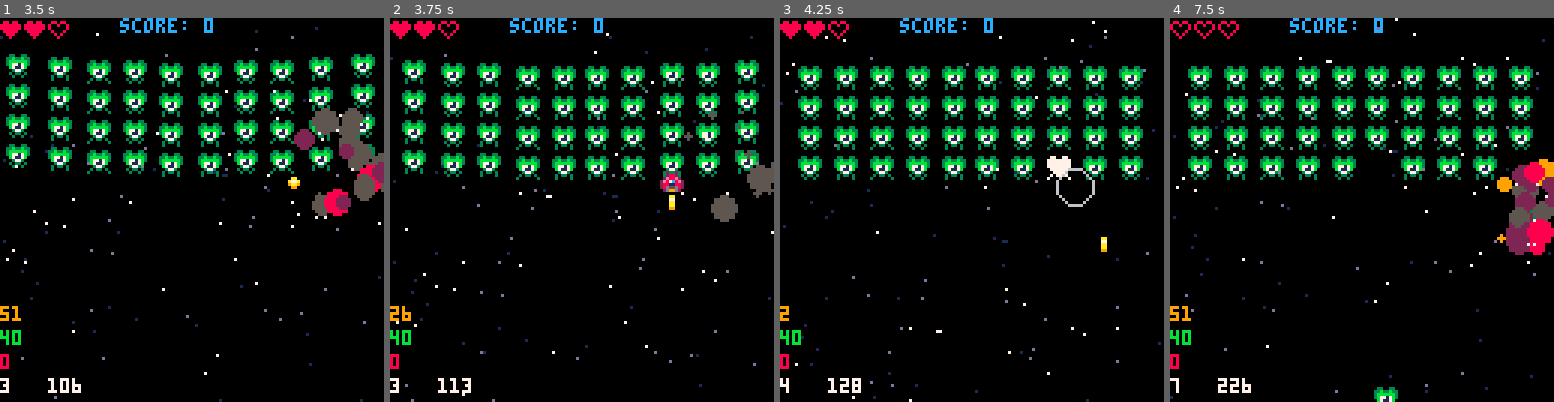
Above: before the commit, frames 1-4 (left to right).
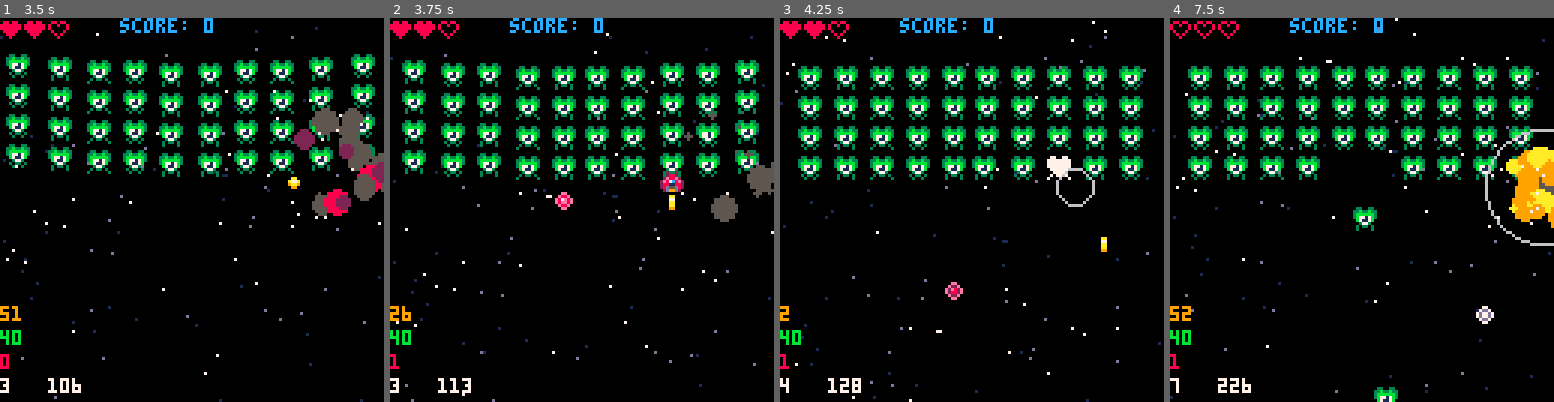
Above: after the commit, the same moments.

Repository: sirchras/p8-shmup
Game: PICO-8 cartridge shmup.p8
The game is run twice, just before and just after one commit, with the same random seed, the same clock (stepped at 60 frames per second) and the same inputs.
Inputs:
- Up to frame 1 (3.5 s): tap X (X key) at 0.33, 1.07, 1.85, 2.97 s; tap O (Z key) at 0.7, 1.7, 2.1, 2.5, 2.9, 3.3 s; hold Right 1.6-2.1 s; hold Up 2.15-2.42 s; hold Right 2.47-3.03 s; hold Left from 3.08 s (still down)
- Up to frame 2 (3.75 s): release Left at 3.58 s; hold Down from 3.63 s (still down); tap O (Z key) at 3.7 s
- Up to frame 3 (4.25 s): release Down at 3.97 s; hold Right from 4.02 s (still down); tap X (X key) at 4.08 s; tap O (Z key) at 4.1 s
- Up to frame 4 (7.5 s): tap O (Z key) every 0.4 s from 4.5 to 7.3 s; release Right at 4.68 s; hold Up 4.73-5.03 s; hold Left 5.08-5.68 s; tap X (X key) at 5.2, 6.32, 7.43 s; hold Down 5.73-6.03 s; hold Right 6.08-6.58 s; hold Right 6.63-7.13 s; hold Up 7.18-7.45 s

Frame 1 is identical in both runs. In frame 2, 0.2% of the frame differs, in the area x 0-48%, y 45-91%; in frame 3, 0.5%; in frame 4, 4.2%, in the area x 0-100%, y 28-91%.

Commit message:
enemy bullets, animation, collisions
- added enemy bullet class: and required sprites, animation, sfx
- updated animation: moved to gmobj class, works using arrays of sprite
frames
- updated collisions: now can handle x/y offset from the top left
coordinate, and arbitrary width/height
- minor tweaks to enemy update function

Diff:
--- a/shmup.p8
+++ b/shmup.p8
@@ -148,6 +148,7 @@
 	--enemies
 	enemies={}
 	atkfreq=waves[wave].atkfreq
+	firenext=ceil(time()*30)+atkfreq
 	--fx
 --	effects={} --sprite effects
 	pfx={} --particles
@@ -187,14 +188,23 @@
 	end
 	--select enemy to attack
 	local fr=ceil(time()*30) --idk why ceil works here but flr doesn't
-	if #enemies>0 and fr%atkfreq==0 then
-		local e=selectenemy()
-		if e and e.act==e.hold then
-			e.wait=30
-			e.shke=30
-			e.act=e.atk
-			--debug
---			e.frame=fr
+	if #enemies>0 then
+		if fr>firenext then
+			local e=selectenemy()
+			if e and e.act==e.hold then
+					e:fire()
+					firenext=fr+20+rnd(20)
+			end
+		end
+		if fr%atkfreq==0 then
+			local e=selectenemy()
+			if e and e.act==e.hold then
+				e.wait=30
+				e.shke=30
+				e.act=e.atk
+				--debug
+--				e.frame=fr
+			end
 		end
 	end
 	--anim fx
@@ -502,7 +512,6 @@
 	spr(self.sp,self.x,self.y,
 		self.spx,self.spy)
 end
---should this be on this class?
 function gmobj:move(dx,dy)
 	--todo
 	local dx=dx or 0
@@ -512,12 +521,18 @@
 end
 --collisions (square)
 function gmobj:col(obj)
-	local sw,sh=(8*self.spx)-1,(8*self.spy)-1
-	local ow,oh=(8*obj.spx)-1,(8*obj.spy)-1
-	local sx1,ox1=self.x,obj.x
-	local sx2,ox2=sx1+sw,ox1+ow
-	local sy1,oy1=self.y,obj.y
-	local sy2,oy2=sy1+sh,oy1+oh
+	local sw=self.colw or (8*self.spx)
+	local sh=self.colh or (8*self.spy)
+	local ow=obj.colw or (8*obj.spx)
+	local oh=obj.colh or (8*obj.spy)
+	local sxoff=self.colxoff or 0
+	local oxoff=obj.colxoff or 0
+	local sx1,ox1=self.x+sxoff,obj.x+oxoff
+	local sx2,ox2=sx1+sw-1,ox1+ow-1
+	local syoff=self.colyoff or 0
+	local oyoff=self.colyoff or 0
+	local sy1,oy1=self.y+syoff,obj.y+oyoff
+	local sy2,oy2=sy1+sh-1,oy1+oh-1
 	--if obj to the right, left,
 	-- above, or below:
 	if sx2<ox1 or ox2<sx1 or
@@ -527,6 +542,17 @@
 	end
 	--otherwise: collision
 	return true
+end
+--update the gmobj sprite
+-- requires array of frames
+function gmobj:anim()
+	local i=self.fr_i
+	i+=self.fr_s
+	if flr(i)>#self.fr then
+		i=1
+	end
+	self.sp=self.fr[flr(i)]
+	self.fr_i=i
 end
 
 --particle class
@@ -707,7 +733,6 @@
 	for i=#enemies,1,-1 do
 		local e=enemies[i]
 		if self:col(e) then
-			--todo: enemy bullets
 			e.♥-=1
 			e.flsh=4
 			spawnimpact(self.x+4,
@@ -718,15 +743,46 @@
 				--create explosion fx
 				spawnexplosion(e.x+4,e.y+4,
 					"green")
+				if e.act==e.atk then
+					--select new enemy to atk
+					local ne=selectenemy()
+					if ne and rnd()>=.5 then
+						ne.act=ne.atk
+					end
+				end
 				--delete the dead enemy
 				deli(enemies,i)
 				--score,sfx feedback
 				sfx(2)
 				score+=10
-				--spawn new enemy
---				spawnenemy()
 			end
 		end
+	end
+end
+
+--enemy bullet
+ebullet=gmobj:new{
+	sp=29,
+	fr={29,30,31},
+	fr_i=1,
+	fr_s=0.4,
+	dx=0,
+	dy=0,
+	colw=2, --collider width
+	colh=2, --collider height
+	colxoff=2, --collider x offset
+	colyoff=2, --collider y offset
+}
+function ebullet:update()
+	self:move(self.dx,self.dy)
+	self:anim()
+	if self:col(p) and
+	   p.invul==0 then
+		--spawn explosion fx,sfx
+		spawnexplosion(p.x+4,p.y+4)
+		sfx(1)
+		p.♥-=1
+		p.invul=60
 	end
 end
 -->8
@@ -735,6 +791,9 @@
 --enemy class
 enemy=gmobj:new{
 	sp=32, --enemy sprite
+	fr={32,33,32,35}, --anim frames
+	fr_i=1, --current anim frame
+	fr_s=0.4, --anim speed
 	♥=3, --enemy health
 	flsh=0,--dmg flash
 	act=nil, --current action: adv,hold,atk
@@ -742,7 +801,7 @@
 	ty=0, --target y position
 	wait=0, --wait before active
 	shke=0, --shake
-	s=1, --default speed
+	s=1, --default mv speed
 }
 function enemy:update()
 	if (self.shke>0) self.shke-=1
@@ -750,6 +809,11 @@
 		self.wait-=1
 		return
 	end
+	--dcrm dmg flash
+	if (self.flsh>0) self.flsh-=1
+	--anim
+	self:anim()
+	--enemy state - action
 	if (not self.act) self.act=self.adv
 	self:act()
 --	self.y+=1
@@ -763,10 +827,6 @@
 		p.♥-=1
 		p.invul=60
 	end
-	--dcrm dmg flash
-	if (self.flsh>0) self.flsh-=1
-	--anim
-	self:anim()
 end
 function enemy:draw()
 	--manipulate palette to flash
@@ -781,7 +841,7 @@
 		spy=self.spy
 	}
 	if (self.shke>0) then
-		obj.x+=sin(time()*30/3)
+		obj.x+=sin(time()*30/4)
 	end
 	--call parent draw fn
 	gmobj.draw(obj)
@@ -802,10 +862,14 @@
 		pal(i,7)
 	end
 end
---update the enemy sprite
-function enemy:anim()
-	self.sp+=0.4
-	if (self.sp>=36) self.sp=32
+function enemy:fire()
+	--spawn new bullet
+	add(bullets,ebullet:new{
+		x=self.x+1,
+		y=self.y+6,
+		dy=2
+	})
+	sfx(29)
 end
 --enemy behavior: advance
 function enemy:adv()
@@ -843,6 +907,7 @@
 		dx=sgn(d)*min(abs(d),20)/30
 	end
 	dx+=sin(time()*30/20)
+--	dx+=sin(flr(time()*30)%30/30)
 	local dy=1
 	self:move(dx,dy)
 	self.x=mid(0,self.x,120)
@@ -852,13 +917,10 @@
 spinner=enemy:new{
 	typ="spinner",
 	sp=120, --120-123
+	fr={120,121,122,123},
 	dx=0,
 --	♥=5,
 }
-function spinner:anim()
-	self.sp+=0.4
-	if (self.sp>=124) self.sp=120
-end
 function spinner:atk()
 	local dy=0
 	if self.dx==0 then
@@ -877,23 +939,22 @@
 jelly=enemy:new{
 	typ="jelly",
 	sp=101, --101-104
+	fr={101,102,103,104},
 	♥=2,
 }
-function jelly:anim()
-	self.sp+=0.4
-	if (self.sp>=105) self.sp=101
+function jelly:atk()
+	--todo
+	enemy.atk(self)
 end
 
 --red
 red=enemy:new{
 	typ="red",
 	sp=84, --84-85
+	fr={84,85},
+	fr_s=0.2, --anim speed
 	♥=2,
 }
-function red:anim()
-	self.sp+=0.2
-	if (self.sp>=86) self.sp=84
-end
 function red:atk()
 	local dx=sin(time()*30/20)
 	local dy=2.5
@@ -905,20 +966,13 @@
 --golden bug?
 bb=enemy:new{
 	sp=144, --144,146
+	fr={144,146},
+	fr_s=0.2, --anim speed
 	♥=10,
 	spx=2, --sprite width
 	spy=2, --sprite height
 	s=0.5,
 }
-do
-	local i=1
-	local fr={144,146}
-	function bb:anim()
-		i+=0.2
-		if (flr(i)>#fr) i=1
-		self.sp=fr[flr(i)]
-	end
-end
 -->8
 --waves
 function init_waves()
@@ -966,12 +1020,12 @@
 007007000211882028811882028811200000000000000000000990000000000000000000000000000008000000080000000800009aa77aa909aaaa9000099000
 00000000025d820028d55d820028d52000000000000000000000000000000000000000000000000000000000000000000000000009aaaa900099990000000000
 00000000029d200002d99d200002d920000000000000000000000000000000000000000000000000000000000000000000000000009999000000000000000000
-00000000000000000000000000000000000000000000000000000000000000000000000000000000000000000000000000000000000000000000000000000000
-000000000000000000000000000000000000000000077000000770000007700000c77c0000077000000000000000000000000000000000000000000000000000
-00099000000dd00000022000000330000001100000c77c000007700000c77c000cccccc000c77c00000000000000000000000000000000000000000000000000
-0097a90000d7cd00002782000037b3000017c10000cccc00000cc00000cccc0000cccc0000cccc00000000000000000000000000000000000000000000000000
-009aa90000dccd0000288200003bb300001cc100000cc000000cc000000cc00000000000000cc000000000000000000000000000000000000000000000000000
-00099000000dd00000022000000330000001100000000000000cc000000000000000000000000000000000000000000000000000000000000000000000000000
+0000000000000000000000000000000000000000000000000000000000000000000000000000000000000000000000000000000000ee000000ee000000770000
+000000000000000000000000000000000000000000077000000770000007700000c77c00000770000000000000000000000000000e22e0000e88e00007dd7000
+00099000000dd00000022000000330000001100000c77c000007700000c77c000cccccc000c77c00000000000000000000000000e2e82e00e87e8e007d77d700
+0097a90000d7cd00002782000037b3000017c10000cccc00000cc00000cccc0000cccc0000cccc00000000000000000000000000e2882e00e8ee8e007d77d700
+009aa90000dccd0000288200003bb300001cc100000cc000000cc000000cc00000000000000cc0000000000000000000000000000e22e0000e88e00007dd7000
+00099000000dd00000022000000330000001100000000000000cc00000000000000000000000000000000000000000000000000000ee000000ee000000770000
 00090000000d00000002000000030000000100000000000000000000000000000000000000000000000000000000000000000000000000000000000000000000
 00000000000000000000000000000000000000000000000000000000000000000000000000000000000000000000000000000000000000000000000000000000
 03300330033003300330033003300330000000000330033000000000000000000000000000000000000000500000000000000050000000000000000000000000
Not shown, changed: the sound effects (__sfx__) section of shmup.p8
